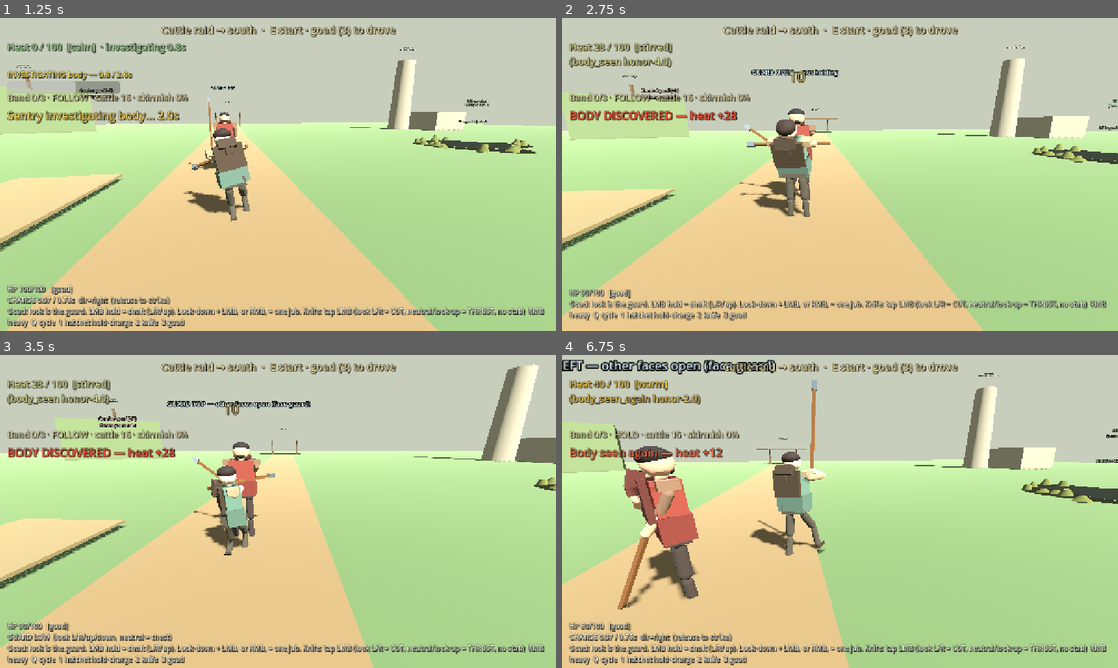
Above: before the commit, frames 1-4 (two rows, left to right).
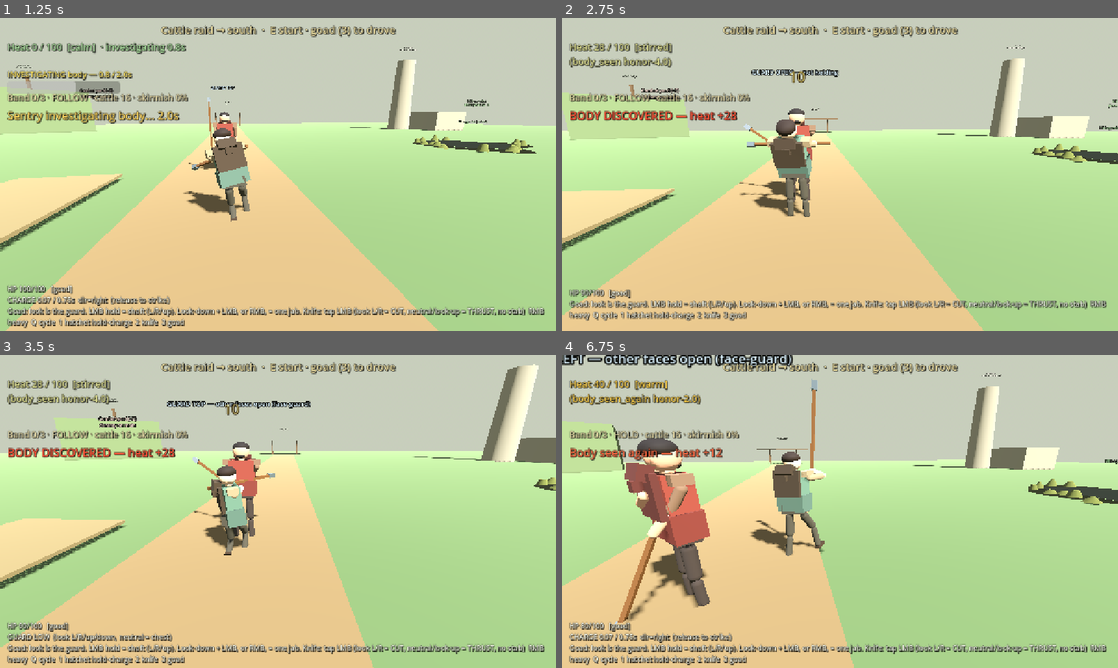
Above: after the commit, the same moments.

Repository: fortins4/devPlayground
Game: Godot game, scene res://scenes/main/main.tscn
The game is run twice, just before and just after one commit, with the same random seed, the same clock (stepped at 60 frames per second) and the same inputs.
Inputs (mouse positions are in pixels of both pictures, inside the frame that each line leads up to):
- Up to frame 1 (1.25 s): tap Enter at 0.5 s; move the mouse to (305, 174) at 0.52 s; hold W (move_forward) from 0.53 s (still down); hold Ctrl (crouch) from 0.53 s (still down); click (305, 174) at 0.67 s; tap Space (jump) at 0.77 s; tap E (interact) at 0.8 s
- Up to frame 2 (2.75 s): keep holding W (move_forward); move the mouse to (812, 174) at 1.27 s; release Ctrl (crouch) at 1.28 s; tap E (interact) at 1.35 s; click (812, 174) at 1.42 s; tap Space (jump) at 1.52 s; tap Shift (sprint) at 1.55 s; move the mouse to (851, 168) at 2.02 s; hold Shift (sprint) from 2.03 s (still down); click (851, 168) at 2.17 s; tap Alt (walk, bound only after the commit) at 2.3 s
- Up to frame 3 (3.5 s): keep holding W (move_forward); move the mouse to (272, 517) at 2.77 s; release Shift (sprint) at 2.78 s; tap Alt (walk, bound only after the commit) at 2.85 s; click (272, 517) at 2.92 s; tap Space (jump) at 3.02 s; tap Ctrl (crouch) at 3.05 s
- Up to frame 4 (6.75 s): move the mouse to (878, 514) at 3.52 s; hold Right mouse button (attack_heavy) 3.53-4.28 s; click (878, 514) at 3.67 s; tap Space (jump) at 3.77, 4.52, 6.02 s; tap E (interact) at 3.8 s; move the mouse to (795, 508) at 4.27 s; click (795, 508) at 4.35 s; tap Shift (sprint) at 4.55 s; move the mouse to (845, 511) at 5.02 s; hold H (band_toggle) 5.03-5.78 s; click (845, 511) at 5.17 s; tap Alt (walk, bound only after the commit) at 5.3 s; move the mouse to (817, 505) at 5.77 s; release W (move_forward) at 5.78 s; hold D (move_right) 5.78-6.53 s; tap Ctrl (crouch) at 5.85 s; click (817, 505) at 5.92 s; move the mouse to (867, 511) at 6.52 s; hold W (move_forward) from 6.53 s (still down); hold Q (cycle_weapon) from 6.53 s (still down); click (867, 511) at 6.67 s

Frame 1 is identical in both runs. In frame 2, less than 0.1% of the frame differs, in the area x 15-77%, y 34-100%; in frame 3, less than 0.1%; in frame 4, 7.7%, in the area x 0-100%, y 0-100%.

Commit message:
Default pace: slow trot (~3.0 m/s jog gait); hold Alt to walk 1.5 m/s
- New default TROT_SPEED 3.0 m/s with a real jog gait in KerneLocomotion (player opt-in
  jog_enabled): ~2.75 steps/s, ~35% duty (~0.26 s contact, ~0.11 s flight per step, both feet
  off the ground), planted stance soles (sweep matches speed), spring-mass hips, early heel
  fold, bent-elbow arm swing, modest forward lean, a jog-only ankle so the shoe lies flat in
  stance and rolls onto the toe at push-off. Walk-to-jog gait params blend by speed.
- Walk/jog legs undo a combat hip pose (goad guard hip yaw) so stance soles stop skating.
- New 'walk' input action on Alt (Ctrl is crouch): held walk at 1.5 m/s. Stepping back or
  sideways and bog wading also stay at walk pace. Sprint 5.5, carry 1.45, crouch 0.8, rope
  lead 1.15 and attack-walk (0.85 x walk) unchanged.
- Trot footfall noise 0.70-0.80 (walk <= 0.70, sprint >= 0.85).
- Opening HUD controls line: 'Alt walk'.

Diff:
--- a/project.godot
+++ b/project.godot
@@ -101,6 +101,11 @@
 , Object(InputEventKey,"resource_local_to_scene":false,"resource_name":"","device":-1,"window_id":0,"alt_pressed":false …(182 unchanged characters)…
 ]
 }
+walk={
+"deadzone": 0.2,
+"events": [Object(InputEventKey,"resource_local_to_scene":false,"resource_name":"","device":-1,"window_id":0,"alt_pressed":false,"shift_pressed":false,"ctrl_pressed":false,"meta_pressed":false,"pressed":false,"keycode":0,"physical_keycode":4194328,"key_label":0,"unicode":0,"location":0,"echo":false,"script":null)
+]
+}
 
 interact={
 "deadzone": 0.2,
--- a/scripts/autoload/game.gd
+++ b/scripts/autoload/game.gd
@@ -49,6 +49,7 @@
 		&"interact": KEY_E,
 		&"band_toggle": KEY_H,
 		&"crouch": KEY_CTRL,
+		&"walk": KEY_ALT,
 	}
 	for action in key_binds:
 		_ensure_key_action(action, key_binds[action])
--- a/scripts/characters/player/player_controller.gd
+++ b/scripts/characters/player/player_controller.gd
@@ -12,9 +12,13 @@
 const ToolStrikePoses := preload("res://systems/combat/tool_strike_poses.gd")
 ## HealthCombatBridge (sibling) mirrors player CombatSystem ↔ CharacterHealth.
 ## Crouch (Ctrl / C): lower capsule + camera, slower move, quieter footprint.
-## Locomotion: procedural kerne joints via KerneLocomotion (walk/run/sprint/crouch/idle).
-
-const WALK_SPEED := 1.5 ## realistic walk (~1.3–1.5 m/s)
+## Locomotion: procedural kerne joints via KerneLocomotion (walk/jog/run/sprint/crouch/idle).
+## Default pace is a slow trot (jog); hold Alt (`walk`) to walk; Shift sprints.
+
+const WALK_SPEED := 1.5 ## realistic walk (~1.3–1.5 m/s): held `walk` key (Alt), stealth / close work
+## Default pace: an easy jog / slow trot (~3 m/s), a real running gait with a short flight phase
+## (KerneLocomotion jog). Carry, crouch, rope lead, hand work and attack-walk override it.
+const TROT_SPEED := 3.0
 const SPRINT_SPEED := 5.5 ## running pace (sustained run, not an all-out dash)
 const CROUCH_SPEED := 0.8 ## a careful creep
 const DRAG_SPEED := 1.75
@@ -308,6 +312,8 @@
 		# Walking through charge / release / swing / jab / settle keeps the
 		# stride on the legs; the combat pose keeps the arms, spine and shaft.
 		locomotion.attack_walk_enabled = true
+		# Default trot: the walk cycle blends into a jog gait above walk pace.
+		locomotion.jog_enabled = true
 	# Locomotion builds mesh in its _ready; resolve arm after a deferred pass.
 	call_deferred("_bind_locomotion_joints")
 
@@ -530,7 +536,16 @@
 		sprinting = true
 	_sprinting = sprinting
 
-	var target_speed := WALK_SPEED
+	# Default pace is the trot. Holding `walk` (Alt) drops to the walk. Wading in the bog (the
+	# same water that refuses a sprint) keeps him to a walk as well, and so does stepping back or
+	# sideways: a jog is a forward gait (backing off / side-stepping stays at walk pace).
+	var walk_held := Input.is_action_pressed("walk")
+	var trot_ok := (
+		not walk_held
+		and not (bog and bog.blocks_sprint())
+		and input_dir.y < -0.3
+	)
+	var target_speed := TROT_SPEED if trot_ok else WALK_SPEED
 	if dragging_body != null and is_instance_valid(dragging_body):
 		target_speed = DRAG_SPEED
 		sprinting = false
@@ -1613,6 +1628,9 @@
 		_noise_level = 0.18 + clampf(speed / CROUCH_SPEED, 0.0, 1.0) * 0.22
 	elif sprinting:
 		_noise_level = 0.85 + clampf(speed / SPRINT_SPEED, 0.0, 1.0) * 0.15
+	elif speed > WALK_SPEED + 0.05:
+		# Trot: louder footfalls than the walk (0.70 at walk pace), under the sprint (0.85+).
+		_noise_level = 0.70 + clampf((speed - WALK_SPEED) / (TROT_SPEED - WALK_SPEED), 0.0, 1.0) * 0.10
 	else:
 		_noise_level = 0.45 + clampf(speed / WALK_SPEED, 0.0, 1.0) * 0.25
 	if bog:
--- a/scripts/characters/shared/kerne_locomotion.gd
+++ b/scripts/characters/shared/kerne_locomotion.gd
@@ -69,6 +69,41 @@
 const RUN_ARM_AMP := 0.85
 const RUN_LEAN_DEG := 9.0
 const PLANTED_MAX_SWEEP := 1.0
+## Jog / slow trot (player default, ~3.0 m/s): a real running gait at an easy pace. ~2.75 steps/s
+## world (2.54 in rig time, the cadence scales with the rig like the walk); each foot down ~35 %
+## of the cycle (~0.26 s contact), so each step has a short flight (~0.1 s) with both feet off the
+## ground. Stance soles stay planted (the sweep matches the speed). Spring-mass hips: lowest at
+## mid-stance (knee flexes ~45°), highest mid-flight. Elbows carried bent, a moderate arm swing and
+## a modest forward lean. Opt-in (jog_enabled); between walk and jog speeds the gait parameters
+## blend by speed, so a walk-key / bog-capped pace stays a true walk.
+var jog_enabled: bool = false
+const JOG_SPEED := 3.0
+const JOG_BLEND_FROM := 1.55 ## at / under this the plain walk is used unchanged
+const JOG_STEP_HZ := 2.54 ## rig-time steps/s (≈2.75 world steps/s at Cian's scale)
+const WALK_STEP_HZ := 1.9
+const JOG_DUTY := 0.35
+const JOG_FRONT := 0.32
+const JOG_LIFT := 0.18 ## swing sole lift (m) over the push-off heel rise: the heel kicks up behind, not a sprint fold
+const JOG_HEEL_RISE := 0.12 ## push-off: heel well up about the planted toe
+const JOG_KNEE_SOFT := 0.045
+const JOG_SWING_PEAK := 0.25 ## swing fraction at the highest sole lift
+const JOG_COMPRESS := 0.015 ## mid-stance hip sink below touchdown height (knee flex ~45°)
+const JOG_FLIGHT_RISE := 0.022 ## hip apex over take-off height in the ~0.11 s flight
+const JOG_ARM_AMP := 0.5
+const JOG_ELBOW_DEG := 72.0
+const JOG_ARM_OUT_DEG := 16.0
+const JOG_LEAN_DEG := 6.0 ## forward (this torso tips FORWARD on −X; +X tips it back)
+var _jog_w: float = 0.0 ## 0 = walk, 1 = full jog (this tick), for probes / callers
+## Jog ankle: the shoe box is otherwise rigid on the shin. In the jog it turns about the ankle so
+## the sole lies flat through stance, rolls onto the toe at push-off, and comes back to a flat
+## (slightly toe-up) landing over the swing. Weighted by the jog blend: the walk keeps rest feet.
+const JOG_ANKLE_PIVOT := Vector3(0.0, -0.368, 0.0) ## shin space, just above the sole on the shin line
+const JOG_LAND_TOE_UP := 0.08 ## rad: shoe pitch at touchdown (flat-ish, heel a touch first)
+var _feet: Dictionary = {} ## "left"/"right" -> Foot MeshInstance3D
+var _feet_rest: Dictionary = {} ## side -> rest Transform3D (shin space)
+var _feet_posed: bool = false
+func jog_weight() -> float:
+	return _jog_w
 ## Crouch-walk (~0.8 m/s): knees well bent (hips ~20 cm down in the rig), short careful steps
 ## at 1.6 steps/s, long double support, soles planted like the walk.
 const CROUCH_CYCLE := 2.0 / 1.6
@@ -128,6 +163,15 @@
 				"pos": n.position,
 				"rot": n.rotation,
 			}
+	_feet.clear()
+	_feet_rest.clear()
+	_feet_posed = false
+	for side in ["left", "right"]:
+		var sh: Node3D = joints.get(side + "_shin") as Node3D
+		var ft := sh.get_node_or_null("Foot") as Node3D if sh else null
+		if ft:
+			_feet[side] = ft
+			_feet_rest[side] = ft.transform
 	# Compatibility aliases for old capture tools / controller paths
 	_ensure_compat_aliases(visual)
 
@@ -245,6 +289,7 @@
 	_attack_walk_w = 0.0
 	_walk_legs.clear()
 	_state = &"idle"
+	_reset_feet()
 	for key in joints:
 		var n: Node3D = joints[key] as Node3D
 		if n == null or not _rest.has(key):
@@ -490,15 +535,19 @@
 		_:
 			pass
 
+	_jog_w = 0.0
+	if jog_enabled and _state == &"walk" and not carry_load:
+		_jog_w = clampf((horiz_speed - JOG_BLEND_FROM) / (JOG_SPEED - JOG_BLEND_FROM), 0.0, 1.0)
+	var walk_cycle := 2.0 / lerpf(WALK_STEP_HZ, JOG_STEP_HZ, _jog_w)
 	if carry_load and _state == &"walk":
 		cadence = TAU / (CARRY_CYCLE * body_scale)
 		stride = 0.0  # legs are solved below (planted soles)
 		arm_amp = 0.0
 		bob = 0.0  # the hip height comes from the stance legs (_carry_legs)
 	elif _state == &"walk":
-		cadence = TAU / (WALK_CYCLE * body_scale)
+		cadence = TAU / (walk_cycle * body_scale)
 		stride = 0.0
-		arm_amp = WALK_ARM_AMP
+		arm_amp = lerpf(WALK_ARM_AMP, JOG_ARM_AMP, _jog_w)
 		bob = 0.0
 	elif _state == &"crouch_walk":
 		cadence = TAU / (CROUCH_CYCLE * body_scale)
@@ -537,7 +586,8 @@
 		# walks toward −Z), so the hunch is a negative pitch. Other leans untouched.
 		torso_breath.x -= deg_to_rad(CROUCH_LEAN_DEG)
 	elif _state == &"walk":
-		torso_breath.x += deg_to_rad(3.0)
+		# Walk keeps its authored +3°. The jog leans forward from the ankles over the hips.
+		torso_breath.x += deg_to_rad(lerpf(3.0, -JOG_LEAN_DEG, _jog_w))
 	if carry_load and (_state == &"walk" or _state == &"idle" or _state == &"turn"):
 		# Braced against the load in front: a touch more forward over the hips.
 		torso_breath.x += deg_to_rad(CARRY_LEAN_DEG - (3.0 if _state == &"walk" else 0.0))
@@ -571,11 +621,16 @@
 
 	_gait_flight = false
 	_planted_this_tick = false
+	if _jog_w <= 0.0:
+		_reset_feet()
 	var back_step := move_dir_local.z > 0.3
 	if carry_load and (_state == &"walk" or _state == &"idle" or _state == &"turn"):
 		_carry_legs(horiz_speed if _state == &"walk" else 0.0, bob * absf(s))
 	elif _state == &"walk":
-		_planted_legs(horiz_speed, WALK_CYCLE, WALK_DUTY, WALK_FRONT, WALK_LIFT, WALK_HEEL_RISE, WALK_KNEE_SOFT, 0.0, back_step)
+		var j := _jog_w
+		_planted_legs(horiz_speed, walk_cycle, lerpf(WALK_DUTY, JOG_DUTY, j), lerpf(WALK_FRONT, JOG_FRONT, j),
+			lerpf(WALK_LIFT, JOG_LIFT, j), lerpf(WALK_HEEL_RISE, JOG_HEEL_RISE, j),
+			lerpf(WALK_KNEE_SOFT, JOG_KNEE_SOFT, j), JOG_FLIGHT_RISE * j, back_step, j, true)
 	elif _state == &"crouch_idle":
 		_planted_legs(0.0, CROUCH_CYCLE, CROUCH_DUTY, CROUCH_FRONT, 0.0, 0.0, CROUCH_KNEE, 0.0, false)
 	elif _state == &"crouch_walk":
@@ -591,11 +646,11 @@
 	if _state == &"idle" or _state == &"crouch_idle":
 		arm_l = breath * 0.8
 		arm_r = -breath * 0.8
-	var arm_out := deg_to_rad(22.0 if _state == &"sprint" else 14.0)
+	var arm_out := deg_to_rad(22.0 if _state == &"sprint" else lerpf(14.0, JOG_ARM_OUT_DEG, _jog_w))
 	_apply_joint("left_arm", Vector3.ZERO, Vector3(arm_l, 0.0, -arm_out))
 	_apply_joint("right_arm", Vector3.ZERO, Vector3(arm_r, 0.0, arm_out))
 	# Running: elbows held bent ~80°, as runners carry them.
-	var elbow := deg_to_rad(80.0) if _state == &"sprint" else 0.0
+	var elbow := deg_to_rad(80.0) if _state == &"sprint" else deg_to_rad(JOG_ELBOW_DEG) * _jog_w
 	_apply_joint("left_forearm", Vector3.ZERO, Vector3(elbow + maxf(0.0, -arm_l) * 0.4, 0.0, 0.0))
 	_apply_joint("right_forearm", Vector3.ZERO, Vector3(elbow + maxf(0.0, -arm_r) * 0.4, 0.0, 0.0))
 
@@ -696,7 +751,8 @@
 
 
 func _planted_legs(speed: float, cycle: float, duty: float, front_frac: float, swing_lift: float,
-		heel_rise: float, knee_soft: float, flight_rise: float, backward: bool) -> void:
+		heel_rise: float, knee_soft: float, flight_rise: float, backward: bool, jog_w: float = 0.0,
+		undo_hips: bool = false) -> void:
 	## Walk / run on planted soles: the stance ankle sweeps back at exactly `speed` (world-still),
 	## heel rises about the planted toe at push-off, the swing leg arcs forward. Hip height rides
 	## the stance legs; with duty < 0.5 (run) the gaps are flight, where the hips arc ballistically.
@@ -715,7 +771,16 @@
 	var h_land := minf(h_top, sqrt(maxf(0.0, reach * reach - front * front)))
 	var hip_h := h_top
 	var any_stance := false
-	var flight_w := 0.0
+	# Jog (spring-mass): one "air" hip height shared by touchdown and toe-off (the lower of the two
+	# reach-limited heights, so neither sole is pulled off the ground), sinking JOG_COMPRESS at
+	# mid-stance and rising on a ballistic arc in flight.
+	var h_air := h_land
+	if jog_w > 0.0:
+		var cphi_off := sqrt(maxf(0.0, 1.0 - pow(heel_rise / CARRY_TOE, 2.0)))
+		var fx_off := front - sweep + CARRY_TOE * (1.0 - cphi_off)
+		h_air = minf(h_land, sqrt(maxf(0.0, reach * reach - fx_off * fx_off)) + heel_rise)
+	var spring_h := h_air + 10.0
+	var ankle := {} ## side -> [in_stance, phase 0..1 within stance or swing, heel-rise lift]
 	for side in ["left", "right"]:
 		var u := fposmod(u0 + (0.0 if side == "left" else 0.5), 1.0)
 		var fx: float
@@ -731,12 +796,32 @@
 			fx += CARRY_TOE * (1.0 - cphi)
 			contact = CARRY_TOE * cphi
 			hip_h = minf(hip_h, sqrt(maxf(0.0, reach * reach - fx * fx)) + lift)
+			spring_h = minf(spring_h, h_air - JOG_COMPRESS * sin(sp * PI))
+			ankle[side] = [true, sp, lift]
 		else:
 			var w := (u - duty) / (1.0 - duty)
 			var e := w * w * (3.0 - 2.0 * w)
 			fx = (front - sweep) + sweep * e
 			# Swing: lifts clear (a run folds the heel up behind early), toe-off still rising.
 			lift = maxf(sin(w * PI) * swing_lift, heel_rise * (1.0 - w) * 2.0)
+			if jog_w > 0.0:
+				# Jog: leave the ground from where the push-off left the sole (heel up, ankle
+				# pivoted over the toe), not a frame-one pop of the ankle up and back.
+				var cphi_s := sqrt(maxf(0.0, 1.0 - pow(heel_rise / CARRY_TOE, 2.0)))
+				var off_w := 1.0 - clampf(w / 0.25, 0.0, 1.0)
+				off_w = off_w * off_w * (3.0 - 2.0 * off_w)
+				# The heel folds up behind straight after toe-off (peak sole lift early in the swing,
+				# while the foot is still behind the hip), the foot carries through at height, then
+				# comes down late onto the next contact — so in the short flight both feet are up.
+				var arc: float
+				if w < JOG_SWING_PEAK:
+					arc = sin(0.5 * PI * w / JOG_SWING_PEAK)
+				else:
+					arc = cos(0.5 * PI * pow((w - JOG_SWING_PEAK) / (1.0 - JOG_SWING_PEAK), 1.6))
+				var lift_j := heel_rise * (1.0 - w) + arc * swing_lift
+				lift = lerpf(lift, lift_j, jog_w)
+				fx += CARRY_TOE * (1.0 - cphi_s) * off_w * jog_w
+			ankle[side] = [false, w, 0.0]
 			if duty >= 0.5:
 				var reach_w := clampf((w - 0.7) / 0.3, 0.0, 1.0)
 				if reach_w > 0.0:
@@ -749,13 +834,56 @@
 		_gait_flight = true
 		var ph := fposmod(u0 + 0.5, 0.5) / 0.5  # 0..1 over a half cycle (a step)
 		var f := clampf((ph - duty * 2.0) / maxf(0.01, 1.0 - duty * 2.0), 0.0, 1.0)
-		hip_h = h_land + flight_rise * sin(f * PI)
+		hip_h = lerpf(h_land, h_air, jog_w) + flight_rise * sin(f * PI)
+	elif jog_w > 0.0:
+		hip_h = lerpf(hip_h, minf(hip_h, spring_h), jog_w)
 	_apply_joint("root", Vector3(0.0, -_root_drop - (HIP_TO_SOLE - hip_h), 0.0), Vector3.ZERO)
+	# Walk / jog under a combat hip pose (the goad guard turns the hips ~8°): the thighs undo the
+	# hip yaw and pitch so the stride runs along the travel line and the stance sole stays planted
+	# instead of skating sideways across the stance.
+	var hips_off := (_combat_overrides.get("hips", Vector3.ZERO) as Vector3) if undo_hips else Vector3.ZERO
 	for side in ["left", "right"]:
 		var t: Vector2 = tg[side]
 		var ik := _solve_leg(t.x, hip_h - t.y)
-		_apply_joint(side + "_thigh", Vector3.ZERO, Vector3(ik.x, 0.0, deg_to_rad(-2.0 if side == "left" else 2.0)))
+		_apply_joint(side + "_thigh", Vector3.ZERO, Vector3(ik.x - hips_off.x, -hips_off.y, deg_to_rad(-2.0 if side == "left" else 2.0)))
 		_apply_joint(side + "_shin", Vector3.ZERO, Vector3(ik.y, 0.0, 0.0))
+		if jog_w > 0.0 and not backward:
+			# Shoe pitch in the hip frame (the thighs undo the hip pitch): flat = 0, toe-down < 0.
+			var a: Array = ankle[side]
+			var leg_pitch := ik.x + ik.y
+			var rel: float
+			if bool(a[0]):
+				rel = -leg_pitch - asin(clampf(float(a[2]) / CARRY_TOE, 0.0, 1.0))
+			else:
+				# Swing: from the push-off angle (relative to the shin) to a flat landing, eased.
+				var ik_off := _solve_leg(front - sweep + CARRY_TOE * (1.0 - sqrt(maxf(0.0, 1.0 - pow(heel_rise / CARRY_TOE, 2.0)))), h_air - heel_rise)
+				var rel_off := -(ik_off.x + ik_off.y) - asin(clampf(heel_rise / CARRY_TOE, 0.0, 1.0))
+				var ik_on := _solve_leg(front, h_air)
+				var rel_on := JOG_LAND_TOE_UP - (ik_on.x + ik_on.y)
+				var sw := float(a[1])
+				rel = lerpf(rel_off, rel_on, sw * sw * (3.0 - 2.0 * sw))
+			_pose_foot(side, rel * jog_w)
+
+
+func _pose_foot(side: String, pitch: float) -> void:
+	## Turn the shoe box about the ankle (shin space) by `pitch` from its rest.
+	var ft: Node3D = _feet.get(side) as Node3D
+	if ft == null:
+		return
+	var rest: Transform3D = _feet_rest[side]
+	var rot := Basis(Vector3.RIGHT, pitch)
+	ft.transform = Transform3D(rot * rest.basis, JOG_ANKLE_PIVOT + rot * (rest.origin - JOG_ANKLE_PIVOT))
+	_feet_posed = true
+
+
+func _reset_feet() -> void:
+	if not _feet_posed:
+		return
+	for side in _feet:
+		var ft: Node3D = _feet[side] as Node3D
+		if ft and is_instance_valid(ft):
+			ft.transform = _feet_rest[side]
+	_feet_posed = false
 
 
 func _solve_leg(fx: float, h: float) -> Vector2:
--- a/scripts/prologue/opening_drive_hud.gd
+++ b/scripts/prologue/opening_drive_hud.gd
@@ -76,7 +76,7 @@
 	_controls.offset_top = -36
 	_controls.offset_bottom = -10
 	_controls.horizontal_alignment = HORIZONTAL_ALIGNMENT_CENTER
-	_controls.text = "WASD move · Shift sprint · mouse look · 1 stow · 3 goad · Q cycle · LMB/RMB prod · E interact · R reset herd · T restart · Esc mouse"
+	_controls.text = "WASD move · Shift sprint · Alt walk · mouse look · 1 stow · 3 goad · Q cycle · LMB/RMB prod · E interact · R reset herd · T restart · Esc mouse"
 	call_deferred("_bind")
 
 
@@ -127,9 +127,9 @@
 		or _chore_active(_meal_chore)
 		or _chore_active(_gate_chore)
 	):
-		_controls.text = "WASD move · Shift sprint · mouse look · 1 stow · 3 goad · Q cycle · LMB/RMB prod · E interact · R reset herd · T restart · Esc mouse"
+		_controls.text = "WASD move · Shift sprint · Alt walk · mouse look · 1 stow · 3 goad · Q cycle · LMB/RMB prod · E interact · R reset herd · T restart · Esc mouse"
 	else:
-		_controls.text = "WASD move · Shift sprint · mouse look · 1 stow · 3 goad · Q cycle · LMB/RMB prod · R reset herd · T restart · Esc mouse"
+		_controls.text = "WASD move · Shift sprint · Alt walk · mouse look · 1 stow · 3 goad · Q cycle · LMB/RMB prod · R reset herd · T restart · Esc mouse"
 	var player := get_tree().get_first_node_in_group("player")
 	var combat := player.get_node_or_null("CombatSystem") if player else null
 	if combat and combat.has_method("weapon_name"):
